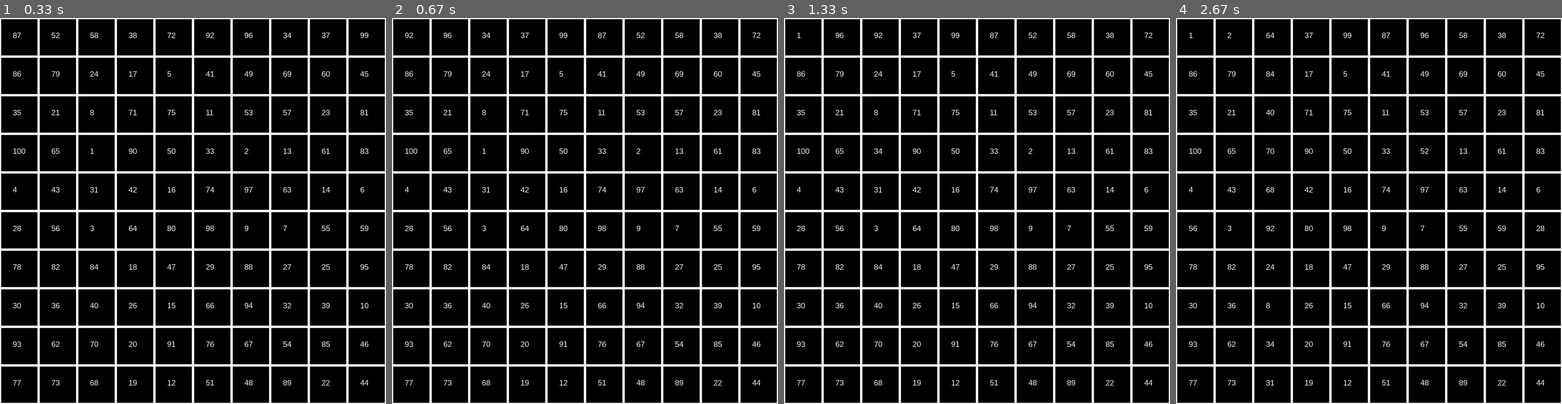
Above: before the commit, frames 1-4 (left to right).
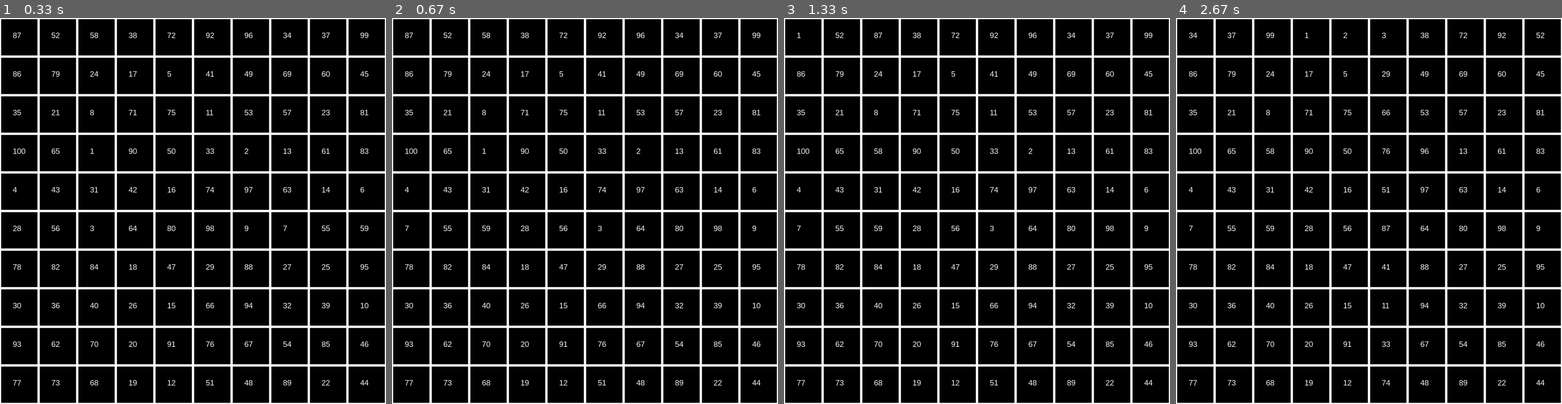
Above: after the commit, the same moments.

Repository: mikytron123/SlidingGame-PyGame
Game: pygame game, started from sliding.py
Two runs of this game, one before a commit and one after it. Both use one fixed random seed, a clock stepped at 60 frames per second and the inputs below.
Inputs (mouse positions are in pixels of both pictures, inside the frame that each line leads up to):
- Up to frame 1 (0.33 s): type "10 (at the terminal prompt)" at 0 s
- Up to frame 2 (0.67 s): press the mouse at (492, 214) at 0.37 s; move the mouse to (557, 253) at 0.47 s; release the mouse at (623, 295) at 0.6 s
- Up to frame 3 (1.33 s): tap S at 0.67 s
- Up to frame 4 (2.67 s): no input

Frame 1 is identical in both runs. In frame 2, 0.3% of the frame differs, in the area x 3-96%, y 3-56%; in frame 3, 0.3%; in frame 4, 0.6%, in the area x 3-96%, y 3-96%.

Commit message:
added drag animation

Diff:
--- a/board.py
+++ b/board.py
@@ -26,6 +26,11 @@
 
 class Board:
     def __init__(self, board: np.ndarray):
+        """Initialize a board wrapper.
+
+        Args:
+            board: The NumPy array used as the puzzle state.
+        """
         self.board = board
 
     def rotationA(
@@ -35,6 +40,17 @@
         pointC: Point,
         direction: RotationDirection,
     ):
+        """Rotate the cells around an A-shaped three-point configuration.
+
+        Args:
+            pointA: The first point of the configuration.
+            pointB: The center point of the configuration.
+            pointC: The third point of the configuration.
+            direction: The clockwise or counterclockwise rotation direction.
+
+        Returns:
+            The mutated NumPy board array.
+        """
         #  A
         #  |
         #  p
@@ -65,6 +81,14 @@
         pointC: Point,
         direction: RotationDirection,
     ):
+        """Rotate the cells around a B-shaped three-point configuration.
+
+        Args:
+            pointA: The first point of the configuration.
+            pointB: The second point of the configuration.
+            pointC: The third point of the configuration.
+            direction: The clockwise or counterclockwise rotation direction.
+        """
         # A - q - B
         # |
         # p
@@ -92,6 +116,14 @@
         pointC: Point,
         direction: RotationDirection,
     ):
+        """Rotate the cells around a C-shaped three-point configuration.
+
+        Args:
+            pointA: The first point of the configuration.
+            pointB: The second point of the configuration.
+            pointC: The third point of the configuration.
+            direction: The clockwise or counterclockwise rotation direction.
+        """
         # A - q - B
         #         |
         #         p
@@ -119,6 +151,14 @@
         pointC: Point,
         direction: RotationDirection,
     ):
+        """Rotate the cells around a D-shaped three-point configuration.
+
+        Args:
+            pointA: The first point of the configuration.
+            pointB: The second point of the configuration.
+            pointC: The third point of the configuration.
+            direction: The clockwise or counterclockwise rotation direction.
+        """
         #       A
         #       |
         #       p
@@ -145,6 +185,14 @@
         pointC: Point,
         direction: TwistDirection,
     ):
+        """Twist a corner using paired board rotations.
+
+        Args:
+            pointA: The first point of the twist configuration.
+            pointB: The center point of the twist configuration.
+            pointC: The third point of the twist configuration.
+            direction: The east or west twist direction.
+        """
         corner = (pointB[0] - 1, pointB[1])
         if direction == TwistDirection.West:
             self.rotationD(corner, pointA, pointB, RotationDirection.CW)
@@ -154,6 +202,7 @@
             self.rotationD(corner, pointA, pointB, RotationDirection.CCW)
 
     def randomize(self):
+        """Apply random valid moves to scramble the board."""
         direcs = list(Direction)
         n = self.board.shape[0]
         for _ in range(100):
@@ -165,6 +214,13 @@
             self.moveboard(elem, direc, amount)
 
     def moveboard(self, elem: Point, direc: Direction, amount: int):
+        """Move a row or column by a wrapped amount.
+
+        Args:
+            elem: The row and column of the line to move.
+            direc: The direction in which to move the line.
+            amount: The number of positions to move.
+        """
         x, y = elem
         amount = abs(amount)
         if direc == Direction.North:
@@ -177,5 +233,13 @@
             self.board[x, :] = np.roll(self.board[x, :], amount)
 
     def where(self, n: int) -> Point:
+        """Find the row and column containing a value.
+
+        Args:
+            n: The board value to locate.
+
+        Returns:
+            The row and column containing the value.
+        """
         found = np.where(self.board == n)
         return (found[0][0], found[1][0])
--- a/sliding.py
+++ b/sliding.py
@@ -16,6 +16,11 @@
 
 class SlidingGame:
     def __init__(self, board: np.ndarray):
+        """Initialize the Pygame game with a board state.
+
+        Args:
+            board: The initial NumPy puzzle array.
+        """
         self.board = Board(board)
 
     def rotationA(
@@ -25,6 +30,17 @@
         pointC: Point,
         direction: RotationDirection,
     ):
+        """Animate an A-shaped board rotation.
+
+        Args:
+            pointA: The first point of the configuration.
+            pointB: The center point of the configuration.
+            pointC: The third point of the configuration.
+            direction: The clockwise or counterclockwise rotation direction.
+
+        Returns:
+            The wrapped board after the rotation.
+        """
         #  A
         #  |
         #  p
@@ -36,23 +52,23 @@
         p = abs(pointB[0] - pointA[0])
         if direction == RotationDirection.CW:
             self.moveboard(pointB, Direction.West, q)
-            self.drawboard(200)
+            self.drawboard(delay=200)
             self.moveboard(pointB, Direction.South, p)
-            self.drawboard(200)
+            self.drawboard(delay=200)
             self.moveboard(pointB, Direction.East, q)
-            self.drawboard(200)
+            self.drawboard(delay=200)
             self.moveboard(pointB, Direction.North, p)
-            self.drawboard(200)
+            self.drawboard(delay=200)
 
         elif direction == RotationDirection.CCW:
             self.moveboard(pointB, Direction.South, p)
-            self.drawboard(200)
+            self.drawboard(delay=200)
             self.moveboard(pointB, Direction.West, q)
-            self.drawboard(200)
+            self.drawboard(delay=200)
             self.moveboard(pointB, Direction.North, p)
-            self.drawboard(200)
+            self.drawboard(delay=200)
             self.moveboard(pointB, Direction.East, q)
-            self.drawboard(200)
+            self.drawboard(delay=200)
 
         return self.board
 
@@ -63,6 +79,14 @@
         pointC: Point,
         direction: RotationDirection,
     ):
+        """Animate a B-shaped board rotation.
+
+        Args:
+            pointA: The first point of the configuration.
+            pointB: The second point of the configuration.
+            pointC: The third point of the configuration.
+            direction: The clockwise or counterclockwise rotation direction.
+        """
         # A - q - B
         # |
         # p
@@ -74,23 +98,23 @@
         p = abs(pointC[0] - pointA[0])
         if direction == RotationDirection.CW:
             self.moveboard(pointA, Direction.North, p)
-            self.drawboard(200)
+            self.drawboard(delay=200)
             self.moveboard(pointA, Direction.West, q)
-            self.drawboard(200)
+            self.drawboard(delay=200)
             self.moveboard(pointA, Direction.South, p)
-            self.drawboard(200)
+            self.drawboard(delay=200)
             self.moveboard(pointA, Direction.East, q)
-            self.drawboard(200)
+            self.drawboard(delay=200)
 
         elif direction == RotationDirection.CCW:
             self.moveboard(pointA, Direction.West, q)
-            self.drawboard(200)
+            self.drawboard(delay=200)
             self.moveboard(pointA, Direction.North, p)
-            self.drawboard(200)
+            self.drawboard(delay=200)
             self.moveboard(pointA, Direction.East, q)
-            self.drawboard(200)
+            self.drawboard(delay=200)
             self.moveboard(pointA, Direction.South, p)
-            self.drawboard(200)
+            self.drawboard(delay=200)
 
     def rotationC(
         self,
@@ -99,6 +123,14 @@
         pointC: Point,
         direction: RotationDirection,
     ):
+        """Animate a C-shaped board rotation.
+
+        Args:
+            pointA: The first point of the configuration.
+            pointB: The second point of the configuration.
+            pointC: The third point of the configuration.
+            direction: The clockwise or counterclockwise rotation direction.
+        """
         # A - q - B
         #         |
         #         p
@@ -110,23 +142,23 @@
         p = pointC[0] - pointB[0]
         if direction == RotationDirection.CW:
             self.moveboard(pointA, Direction.East, q)
-            self.drawboard(200)
+            self.drawboard(delay=200)
             self.moveboard(pointB, Direction.North, p)
-            self.drawboard(200)
+            self.drawboard(delay=200)
             self.moveboard(pointA, Direction.West, q)
-            self.drawboard(200)
+            self.drawboard(delay=200)
             self.moveboard(pointB, Direction.South, p)
-            self.drawboard(200)
+            self.drawboard(delay=200)
 
         elif direction == RotationDirection.CCW:
             self.moveboard(pointB, Direction.North, p)
-            self.drawboard(200)
+            self.drawboard(delay=200)
             self.moveboard(pointA, Direction.East, q)
-            self.drawboard(200)
+            self.drawboard(delay=200)
             self.moveboard(pointB, Direction.South, p)
-            self.drawboard(200)
+            self.drawboard(delay=200)
             self.moveboard(pointA, Direction.West, q)
-            self.drawboard(200)
+            self.drawboard(delay=200)
 
     def rotationD(
         self,
@@ -135,6 +167,14 @@
         pointC: Point,
         direction: RotationDirection,
     ):
+        """Animate a D-shaped board rotation.
+
+        Args:
+            pointA: The first point of the configuration.
+            pointB: The second point of the configuration.
+            pointC: The third point of the configuration.
+            direction: The clockwise or counterclockwise rotation direction.
+        """
         #       A
         #       |
         #       p
@@ -145,23 +185,23 @@
         p = pointB[0] - pointA[0]
         if direction == RotationDirection.CW:
             self.moveboard(pointA, Direction.South, p)
-            self.drawboard(200)
+            self.drawboard(delay=200)
             self.moveboard(pointB, Direction.East, q)
-            self.drawboard(200)
+            self.drawboard(delay=200)
             self.moveboard(pointA, Direction.North, p)
-            self.drawboard(200)
+            self.drawboard(delay=200)
             self.moveboard(pointB, Direction.West, q)
-            self.drawboard(200)
+            self.drawboard(delay=200)
 
         elif direction == RotationDirection.CCW:
             self.moveboard(pointB, Direction.East, q)
-            self.drawboard(200)
+            self.drawboard(delay=200)
             self.moveboard(pointA, Direction.South, p)
-            self.drawboard(200)
+            self.drawboard(delay=200)
             self.moveboard(pointB, Direction.West, q)
-            self.drawboard(200)
+            self.drawboard(delay=200)
             self.moveboard(pointA, Direction.North, p)
-            self.drawboard(200)
+            self.drawboard(delay=200)
 
     def tw(
         self,
@@ -170,6 +210,14 @@
         pointC: Point,
         direction: TwistDirection,
     ):
+        """Animate a corner twist.
+
+        Args:
+            pointA: The first point of the twist configuration.
+            pointB: The center point of the twist configuration.
+            pointC: The third point of the twist configuration.
+            direction: The east or west twist direction.
+        """
         corner = (pointB[0] - 1, pointB[1])
         if direction == TwistDirection.West:
             self.rotationD(corner, pointA, pointB, RotationDirection.CW)
@@ -179,6 +227,7 @@
             self.rotationD(corner, pointA, pointB, RotationDirection.CCW)
 
     def gameover(self):
+        """Display the game-over screen and exit the process."""
         # If game over is true, draw game over
         text = self.font.render("Game Over", True, (255, 255, 255))
         text_rect = text.get_rect()
@@ -193,6 +242,7 @@
         sys.exit()
 
     def solve(self):
+        """Solve the current puzzle using board rotations."""
         for r in range(1, n * n + 1 - n, 1):
             correctspot = ((r - 1) // n, (r - 1) % n)
             actualloc = self.board.where(r)
@@ -242,12 +292,12 @@
                 TwistDirection.East,
             )
         self.moveboard((n - 1, 0), Direction.West, 1)
-        self.drawboard(200)
+        self.drawboard(delay=200)
         self.checkwin()
 
     def rungame(self):
+        """Initialize Pygame and run the main game loop."""
         running = True
-        moved = False
         pygame.init()
         self.screen = pygame.display.set_mode((WIDTH, HEIGHT))
         self.font = pygame.font.SysFont("arial", 20)
@@ -255,12 +305,13 @@
         self.randomize()
         self.drawboard()
 
+        drag_start = None
+        drag_elem = None
+        drag_direction = None
+        drag_offset = 0
+
         while running:
             for event in pygame.event.get():
-                elemx = 0
-                elemy = 0
-                amount = 0
-                direc = Direction.North
                 if event.type == pygame.QUIT:
                     running = False
                     pygame.display.quit()
@@ -274,47 +325,93 @@
                         event.pos[0] // SQUARESIZE,
                         event.pos[1] // SQUARESIZE,
                     )
+                    drag_start = event.pos
+                    drag_elem = (elemy, elemx)
+                    drag_direction = None
+                    drag_offset = 0
+
+                if event.type == pygame.MOUSEMOTION and drag_start is not None:
+                    dx = event.pos[0] - drag_start[0]
+                    dy = event.pos[1] - drag_start[1]
+
+                    if abs(dx) >= abs(dy):
+                        if abs(dx) > 4:
+                            drag_direction = Direction.East if dx > 0 else Direction.West
+                        drag_offset = dx
+                    else:
+                        if abs(dy) > 4:
+                            drag_direction = Direction.South if dy > 0 else Direction.North
+                        drag_offset = dy
+
+                    if drag_direction is not None:
+                        self.drawboard(drag_elem, drag_direction, drag_offset)
 
                 if event.type == pygame.MOUSEBUTTONUP:
-                    elem2x, elem2y = (
-                        event.pos[0] // SQUARESIZE,
-                        event.pos[1] // SQUARESIZE,
-                    )
-
-                    deltax = elem2x - elemx
-                    deltay = elem2y - elemy
-
-                    if deltax > 0:
-                        direc = Direction.East
-                        amount = deltax
-                    elif deltax < 0:
-                        direc = Direction.West
-                        amount = deltax
-                    elif deltay < 0:
-                        direc = Direction.North
-                        amount = deltay
-                    elif deltay > 0:
-                        direc = Direction.South
-                        amount = deltay
-                    moved = deltax != 0 or deltay != 0
-                if moved:
-                    elem = elemy, elemx
-                    self.moveboard(elem, direc, amount)
-                    moved = False
-                    self.drawboard()
+                    if drag_start is not None and drag_elem is not None:
+                        dx = event.pos[0] - drag_start[0]
+                        dy = event.pos[1] - drag_start[1]
+
+                        if abs(dx) >= abs(dy):
+                            delta = dx
+                            direc = Direction.East if delta > 0 else Direction.West
+                        else:
+                            delta = dy
+                            direc = Direction.South if delta > 0 else Direction.North
+
+                        amount = min(n - 1, int(abs(delta) / SQUARESIZE + 0.5))
+                        if amount > 0:
+                            target_offset = amount * SQUARESIZE
+                            if delta < 0:
+                                target_offset = -target_offset
+                        else:
+                            target_offset = 0
+
+                        start_offset = drag_offset
+                        for step in range(1, 7):
+                            progress = step / 6
+                            eased = 1 - (1 - progress) * (1 - progress)
+                            current_offset = start_offset + (
+                                target_offset - start_offset
+                            ) * eased
+                            self.drawboard(drag_elem, direc, current_offset)
+                            pygame.time.wait(12)
+
+                        if amount > 0:
+                            self.moveboard(drag_elem, direc, amount)
+
+                        drag_start = None
+                        drag_elem = None
+                        drag_direction = None
+                        drag_offset = 0
+                        self.drawboard()
 
                 self.checkwin()
 
     def randomize(self):
+        """Scramble the wrapped board."""
         self.board.randomize()
 
     def checkwin(self):
-        solved = np.arange(1, n * n + 1, 1)
-        solved.resize((n, n))
+        """End the game if the board matches the solved state."""
+        solved = np.arange(1, n * n + 1, 1).reshape((n, n))
         if np.array_equal(solved, self.board.board):
             self.gameover()
 
-    def drawboard(self, delay: int = 0):
+    def drawboard(
+        self,
+        drag_elem: Point | None = None,
+        drag_direction: Direction | None = None,
+        drag_offset: float = 0,
+        delay: int = 0,
+    )->None:
+        """Draw the board and any active drag animation.
+
+        Args:
+            drag_elem: The row or column currently being dragged.
+            drag_direction: The direction of the active drag.
+            drag_offset: The pixel offset of the active drag.
+            delay: The number of milliseconds to wait after drawing.
+        """
         self.screen.fill((0, 0, 0))
         for x in range(n):
             for y in range(n):
@@ -324,23 +421,67 @@
                     [x * SQUARESIZE, y * SQUARESIZE, SQUARESIZE, SQUARESIZE],
                     3,
                 )
-                numtxt = str(self.board.board[y][x])
-                img = self.font.render(numtxt, True, (255, 255, 255))
-                posx, posy = (
-                    int(x * SQUARESIZE + SQUARESIZE // 3),
-                    int(y * SQUARESIZE + SQUARESIZE // 3),
+
+                dragged_row = (
+                    drag_elem is not None
+                    and drag_direction in (Direction.East, Direction.West)
+                    and y == drag_elem[0]
                 )
-                self.screen.blit(img, (posx, posy))
+                dragged_column = (
+                    drag_elem is not None
+                    and drag_direction in (Direction.North, Direction.South)
+                    and x == drag_elem[1]
+                )
+                if dragged_row or dragged_column:
+                    continue
+
+                self.draw_number(self.board.board[y][x], x * SQUARESIZE, y * SQUARESIZE)
+
+        if drag_elem is not None and drag_direction is not None:
+            if drag_direction in (Direction.East, Direction.West):
+                row = drag_elem[0]
+                for x in range(n):
+                    numtxt = self.board.board[row][x]
+                    for copy in range(-2, 3):
+                        posx = x * SQUARESIZE + drag_offset + copy * WIDTH
+                        self.draw_number(numtxt, posx, row * SQUARESIZE)
+            elif drag_direction in (Direction.North, Direction.South):
+                column = drag_elem[1]
+                for y in range(n):
+                    numtxt = self.board.board[y][column]
+                    for copy in range(-2, 3):
+                        posy = y * SQUARESIZE + drag_offset + copy * HEIGHT
+                        self.draw_number(numtxt, column * SQUARESIZE, posy)
+
         pygame.display.update()
         if delay > 0:
             pygame.time.wait(delay)
 
-    def moveboard(self, elem: Point, direc: Direction, amount: int):
+    def draw_number(self, numtxt: int, posx: float, posy: float)->None:
+        """Draw a puzzle value at a screen position.
+
+        Args:
+            numtxt: The number to render.
+            posx: The horizontal position of the number.
+            posy: The vertical position of the number.
+        """
+        img = self.font.render(str(numtxt), True, (255, 255, 255))
+        textposx = int(posx + SQUARESIZE // 3)
+        textposy = int(posy + SQUARESIZE // 3)
+        self.screen.blit(img, (textposx, textposy))
+
+    def moveboard(self, elem: Point, direc: Direction, amount: int)->None:
+        """Move a board row or column.
+
+        Args:
+            elem: The row and column of the line to move.
+            direc: The direction in which to move the line.
+            amount: The number of positions to move.
+        """
         self.board.moveboard(elem, direc, amount)
 
 
 if __name__ == "__main__":
-    matrix = np.arange(1, n * n + 1, 1)
-    matrix.resize((n, n))
+    matrix = np.arange(1, n * n + 1, 1).reshape((n, n))
     game = SlidingGame(matrix)
     game.rungame()
--- a/test_board.py
+++ b/test_board.py
@@ -7,87 +7,102 @@
 
 class TestBoardMethods(unittest.TestCase):
     def setUp(self) -> None:
+        """Create a board fixture before each test."""
         self.board = Board(np.array([[1, 2, 3], [4, 5, 6], [7, 8, 9]]))
 
     def test_moveboard_right(self):
+        """Test moving a row one position to the east."""
         self.board.moveboard((0, 0), Direction.East, 1)
         np.testing.assert_array_equal(
             self.board.board, np.array([[3, 1, 2], [4, 5, 6], [7, 8, 9]])
         )
 
     def test_moveboard_up(self):
+        """Test moving a column one position to the north."""
         self.board.moveboard((0, 0), Direction.North, 1)
         np.testing.assert_array_equal(
             self.board.board, np.array([[4, 2, 3], [7, 5, 6], [1, 8, 9]])
         )
 
     def test_moveboard_down(self):
+        """Test moving a column one position to the south."""
         self.board.moveboard((0, 0), Direction.South, 1)
         np.testing.assert_array_equal(
             self.board.board, np.array([[7, 2, 3], [1, 5, 6], [4, 8, 9]])
         )
 
     def test_moveboard_left(self):
+        """Test moving a row one position to the west."""
         self.board.moveboard((0, 0), Direction.West, 1)
         np.testing.assert_array_equal(
             self.board.board, np.array([[2, 3, 1], [4, 5, 6], [7, 8, 9]])
         )
 
     def test_rotationA_cw(self):
+        """Test the clockwise A rotation."""
         self.board.rotationA((0, 0), (1, 0), (1, 1), RotationDirection.CW)
         np.testing.assert_array_equal(
             self.board.board, np.array([[4, 2, 3], [5, 1, 6], [7, 8, 9]])
         )
 
     def test_rotationA_ccw(self):
+        """Test the counterclockwise A rotation."""
         self.board.rotationA((0, 0), (1, 0), (1, 1), RotationDirection.CCW)
         np.testing.assert_array_equal(
             self.board.board, np.array([[5, 2, 3], [1, 4, 6], [7, 8, 9]])
         )
 
     def test_rotationB_cw(self):
+        """Test the clockwise B rotation."""
         self.board.rotationB((0, 0), (0, 1), (1, 0), RotationDirection.CW)
         np.testing.assert_array_equal(
             self.board.board, np.array([[4, 1, 3], [2, 5, 6], [7, 8, 9]])
         )
 
     def test_rotationB_ccw(self):
+        """Test the counterclockwise B rotation."""
         self.board.rotationB((0, 0), (0, 1), (1, 0), RotationDirection.CCW)
         np.testing.assert_array_equal(
             self.board.board, np.array([[2, 4, 3], [1, 5, 6], [7, 8, 9]])
         )
 
     def test_rotationC_cw(self):
+        """Test the clockwise C rotation."""
         self.board.rotationC((0, 0), (0, 1), (1, 1), RotationDirection.CW)
         np.testing.assert_array_equal(
             self.board.board, np.array([[5, 1, 3], [4, 2, 6], [7, 8, 9]])
         )
 
     def test_rotationC_ccw(self):
+        """Test the counterclockwise C rotation."""
         self.board.rotationC((0, 0), (0, 1), (1, 1), RotationDirection.CCW)
         np.testing.assert_array_equal(
             self.board.board, np.array([[2, 5, 3], [4, 1, 6], [7, 8, 9]])
         )
 
     def test_rotationD_cw(self):
+        """Test the clockwise D rotation."""
         self.board.rotationD((0, 1), (1, 0), (1, 1), RotationDirection.CW)
         np.testing.assert_array_equal(
             self.board.board, np.array([[1, 4, 3], [5, 2, 6], [7, 8, 9]])
         )
 
     def test_rotationD_ccw(self):
+        """Test the counterclockwise D rotation."""
         self.board.rotationD((0, 1), (1, 0), (1, 1), RotationDirection.CCW)
         np.testing.assert_array_equal(
             self.board.board, np.array([[1, 5, 3], [2, 4, 6], [7, 8, 9]])
         )
 
     def test_tw_w(self):
+        """Test the west twist direction."""
         self.board.tw((2, 0), (2, 1), (2, 2), TwistDirection.West)
         np.testing.assert_array_equal(
             self.board.board, np.array([[1, 2, 3], [4, 5, 6], [8, 9, 7]])
         )
 
     def test_tw_e(self):
+        """Test the east twist direction."""
         self.board.tw((2, 0), (2, 1), (2, 2), TwistDirection.East)
         np.testing.assert_array_equal(
             self.board.board, np.array([[1, 2, 3], [4, 5, 6], [9, 7, 8]])
